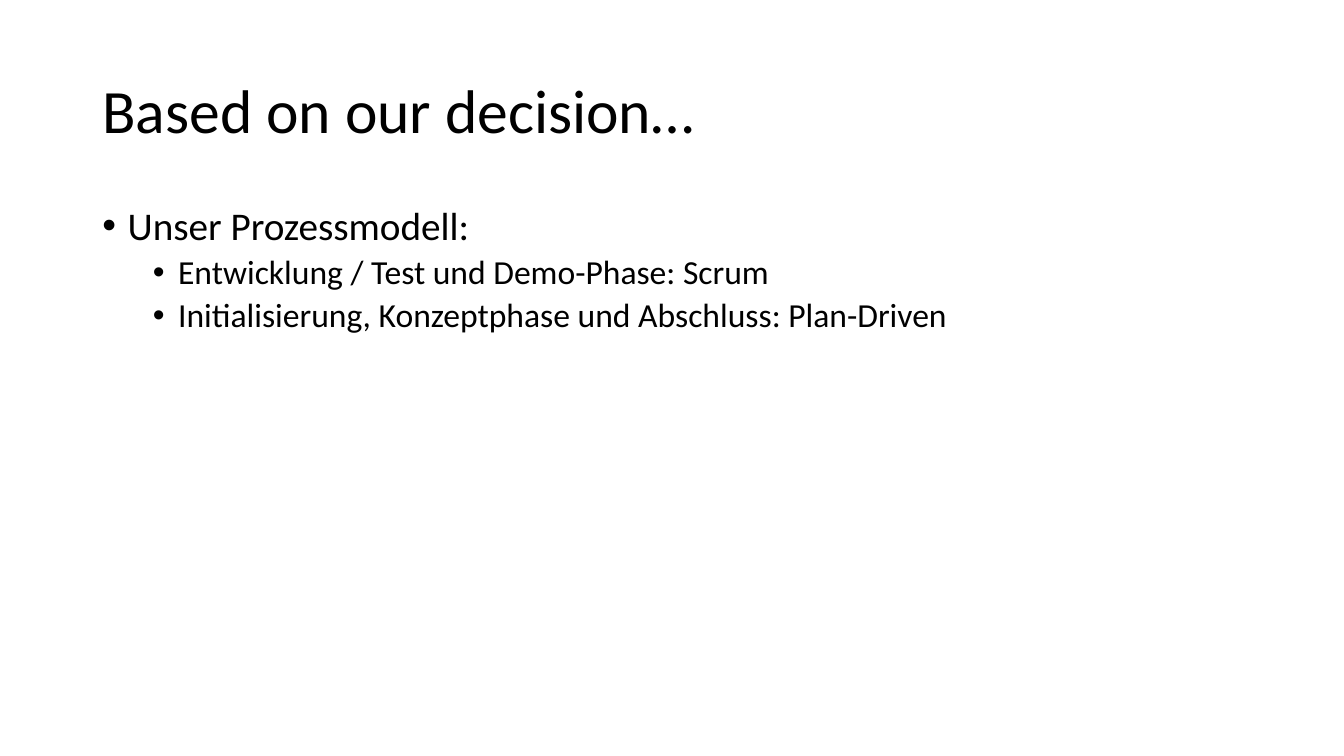
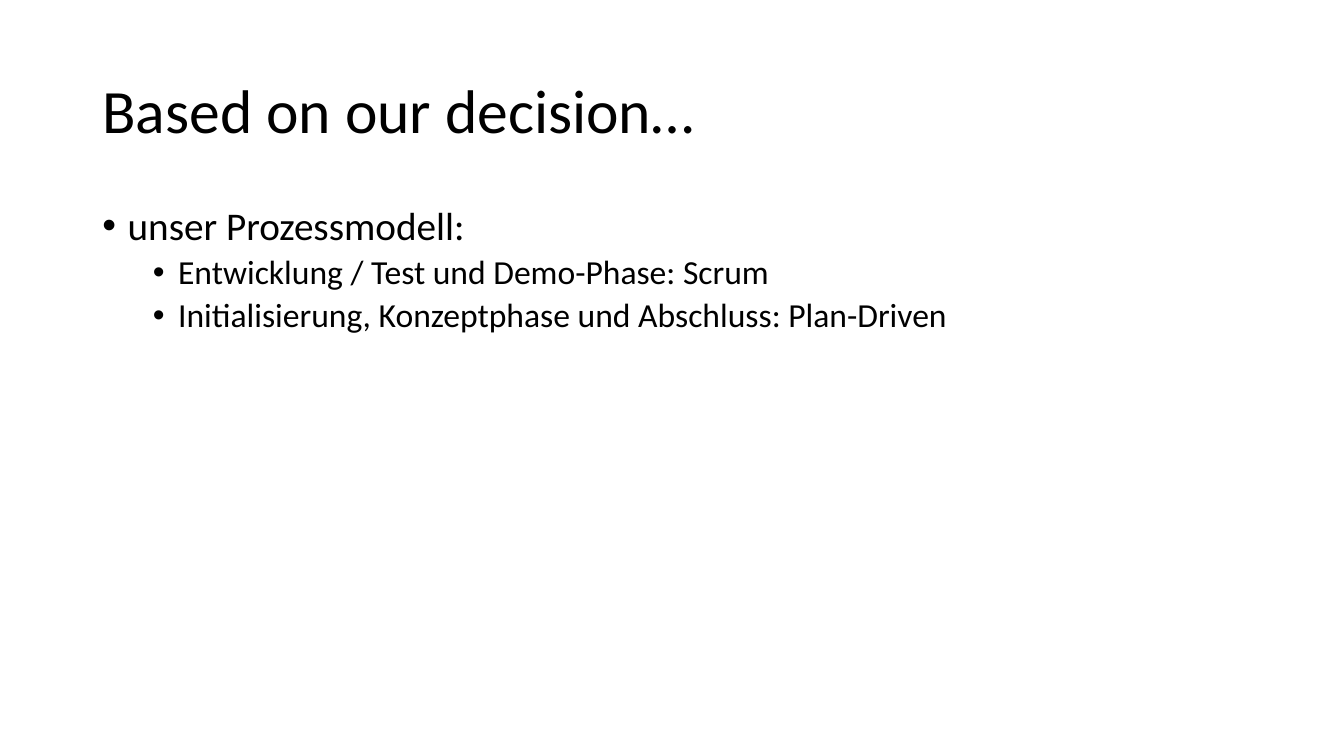
Before and after one commit to schne5/ch.bfh.bti7081.s2016.orange, a slide deck: slide 6 of doc/Task02/Task 2_orange.pptx. Drawn at 1344x756 pixels with LibreOffice and Linux fonts; fonts in the diff are those of the drawing. Boxes give left, top, right and bottom in pixels: in the first picture for what was removed or moved away, otherwise in the second. Text is boxed around its words. In the diff, an @@ line names an element or a change of style, - is before the commit and + after.

```diff
--- a/doc/Task02/Task 2_orange.pptx
+++ b/doc/Task02/Task 2_orange.pptx
@@ text at (x1=128, y1=212, x2=464, y2=241): text changed @@
-• Unser Prozessmodell:
+• unser Prozessmodell:
```
Also in this commit, not shown: 6 other slides changed.
